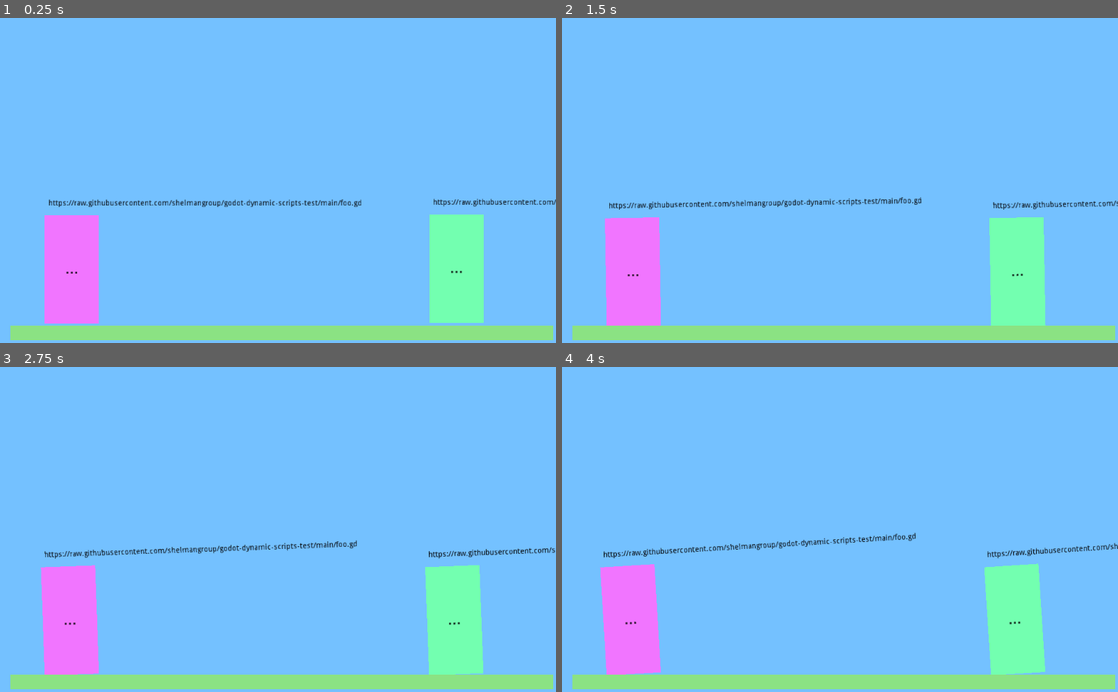
Above: before the commit, frames 1-4 (two rows, left to right).
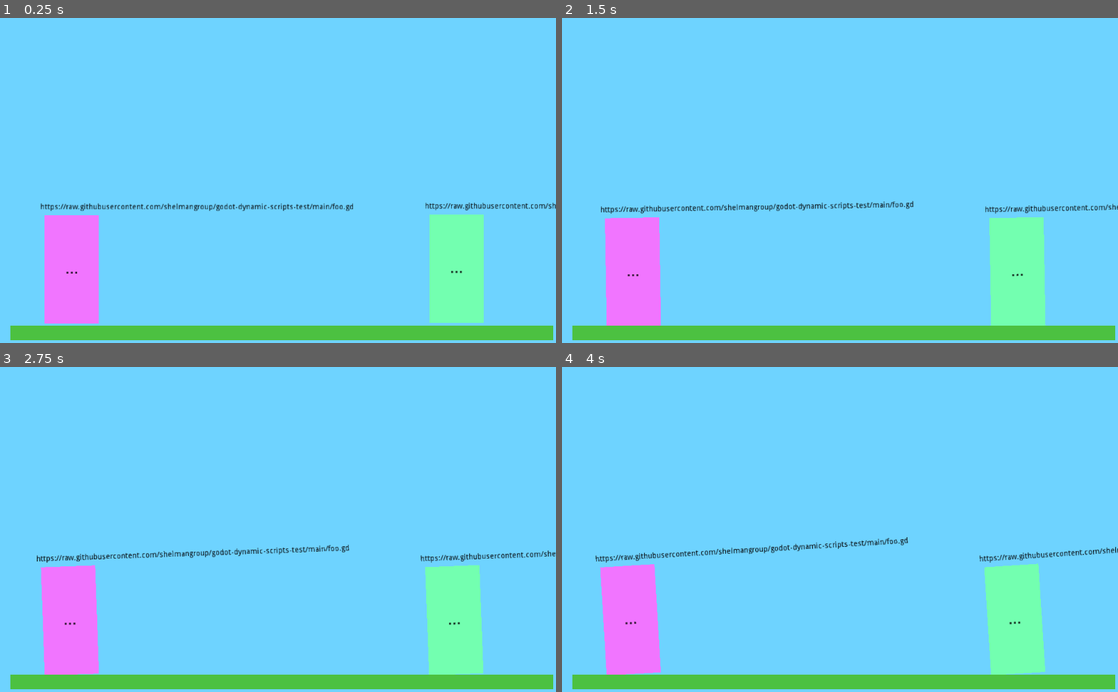
Above: after the commit, the same moments.

Repository: shelmangroup/godot-dynamic-scripts-test
Game: Godot game, scene res://DynamicScripts.tscn
The game is run twice, just before and just after one commit, with the same random seed, the same clock (stepped at 60 frames per second) and the same inputs.
Inputs:
- Up to frame 1 (0.25 s): no input
- Up to frame 2 (1.5 s): no input
- Up to frame 3 (2.75 s): no input
- Up to frame 4 (4 s): no input

The runs differ from the first frame. In frame 1, 6.0% of the frame differs, in the area x 1-100%, y 55-100%; in frame 2, 6.0%; in frame 3, 6.0%; in frame 4, 6.0%, in the area x 1-100%, y 50-100%.
Error before the commit: Invalid call. Nonexistent function '_ready' in base 'Node2D (Behavior.gd)'. (res://Actor.gd:34)
Error after the commit: Invalid call. Nonexistent function '_ready' in base 'Node2D (Behavior.gd)'. (res://Actor.gd:27)

Commit message:
adjust some params for clarity

Diff:
--- a/Actor.gd
+++ b/Actor.gd
@@ -3,13 +3,6 @@
 export var color : Color
 export var script_url : String
 var behavior = null
-
-var foo = """
-extends Node2D
-
-func _ready():
-	$"../Label".text = "Foo"
-"""
 
 func _ready():
 	$ColorRect.color = color
--- a/Actor.tscn
+++ b/Actor.tscn
@@ -7,7 +7,7 @@
 extents = Vector2( 51.1645, 102.883 )
 
 [node name="Actor" type="RigidBody2D"]
-mass = 0.215306
+mass = 0.510204
 script = ExtResource( 1 )
 color = Color( 0.898039, 0, 1, 1 )
 
@@ -33,12 +33,11 @@
 [node name="Script" type="Label" parent="."]
 self_modulate = Color( 0, 0, 0, 1 )
 show_behind_parent = true
-margin_left = 7.0
-margin_top = -40.0
-margin_right = 100.0
-margin_bottom = -3.0
+margin_left = -7.68347
+margin_top = -33.2535
+margin_right = 85.3165
+margin_bottom = 3.74646
 text = "blablabla"
-align = 1
 valign = 1
 __meta__ = {
 "_edit_use_anchors_": false
--- a/DynamicScripts.tscn
+++ b/DynamicScripts.tscn
@@ -29,7 +29,7 @@
 margin_top = 568.0
 margin_right = 1019.0
 margin_bottom = 595.0
-color = Color( 0.545098, 0.886275, 0.513726, 1 )
+color = Color( 0.298039, 0.756863, 0.254902, 1 )
 __meta__ = {
 "_edit_use_anchors_": false
 }
--- a/project.godot
+++ b/project.godot
@@ -25,5 +25,5 @@
 quality/driver/driver_name="GLES2"
 vram_compression/import_etc=true
 vram_compression/import_etc2=false
-environment/default_clear_color=Color( 0.454902, 0.756863, 1, 1 )
+environment/default_clear_color=Color( 0.431373, 0.827451, 1, 1 )
 environment/default_environment="res://default_env.tres"
